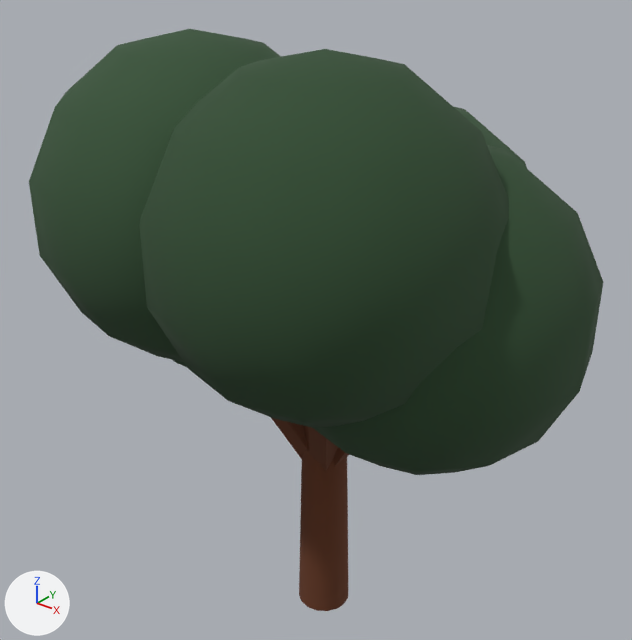
A saved change to the glTF model brushland/game/art/models/tree.glb.
The view is the same before and after, from a 50 mm camera at (2.16, -2.76, 3.28) aimed at (-0.09, 0.05, 1.54). Every picture has the same lights, and +X, +Y and +Z are marked at lower left. The picture after the commit comes second. Where no turn or scale is listed for an object, it has been applied to the vertices.

Script lines for the objects in view, before the commit:
```python
ob_meshinstance3d_243 = bpy.data.objects.new('_MeshInstance3D_243', me_mesh_0)
ob_meshinstance3d_243.location = (0.0, 0.0, 0.85)
ob_meshinstance3d_244 = bpy.data.objects.new('_MeshInstance3D_244', me_mesh_1)
ob_meshinstance3d_244.location = (0.25, 0.0, 1.225)
ob_meshinstance3d_245 = bpy.data.objects.new('_MeshInstance3D_245', me_mesh_2)
ob_meshinstance3d_245.location = (0.52, 0.0, 1.8)
ob_meshinstance3d_246 = bpy.data.objects.new('_MeshInstance3D_246', me_mesh_3)
ob_meshinstance3d_246.location = (-0.184, -0.169, 1.225)
ob_meshinstance3d_247 = bpy.data.objects.new('_MeshInstance3D_247', me_mesh_4)
ob_meshinstance3d_247.location = (-0.383, -0.351, 2.15)
ob_meshinstance3d_250 = bpy.data.objects.new('_MeshInstance3D_250', me_mesh_7)
ob_meshinstance3d_250.location = (0.152, -0.198, 1.225)
ob_meshinstance3d_251 = bpy.data.objects.new('_MeshInstance3D_251', me_mesh_8)
ob_meshinstance3d_251.location = (0.316, -0.413, 2.15)
```
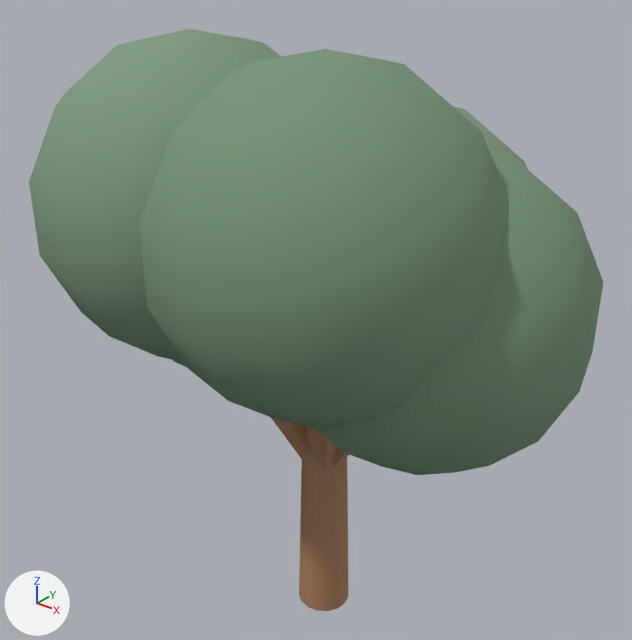
Location of each change, (x1, y1, x2, y2) in pixels of the pictures (632 x 640 px):
'_MeshInstance3D_251', recoloured (dark green to greyish green): (139, 49, 509, 428) in both
'_MeshInstance3D_245', recoloured (dark green to greyish green): (313, 145, 603, 475) in both
'_MeshInstance3D_247', recoloured (dark green to greyish green): (29, 29, 281, 362) in both
'_MeshInstance3D_243', recoloured (lighter): (299, 426, 348, 611) in both
'_MeshInstance3D_250', recoloured (lighter): (308, 427, 338, 471) in both
'_MeshInstance3D_246', recoloured (lighter): (272, 418, 309, 459) in both
'_MeshInstance3D_244', recoloured: (334, 447, 349, 467) in both
'_MeshInstance3D_253', recoloured: (173, 360, 188, 368) in both

The change, as a diff of the scene's bpy script:
```diff
--- a/brushland/game/art/models/tree.glb.py
+++ b/brushland/game/art/models/tree.glb.py
@@ mat_material_0 @@
 mat_material_0 = principled_material('Material_0')
-mat_material_0.base_color = (0.134, 0.0383, 0.0129)  # brown #66371e
+mat_material_0.base_color = (0.402, 0.216, 0.117)  # brown #aa8060
 mat_material_0.roughness = 0.95
@@ mat_material_1 @@
 mat_material_1 = principled_material('Material_1')
-mat_material_1.base_color = (0.0294, 0.0735, 0.0304)  # dark green #304d31
+mat_material_1.base_color = (0.188, 0.301, 0.191)  # greyish green #789579
 mat_material_1.roughness = 0.95
@@ mat_material_2 @@
 mat_material_2 = principled_material('Material_2')
-mat_material_2.base_color = (0.0344, 0.0821, 0.0355)  # dark green #345135
+mat_material_2.base_color = (0.204, 0.317, 0.208)  # greyish green #7d997e
 mat_material_2.roughness = 0.95
```
